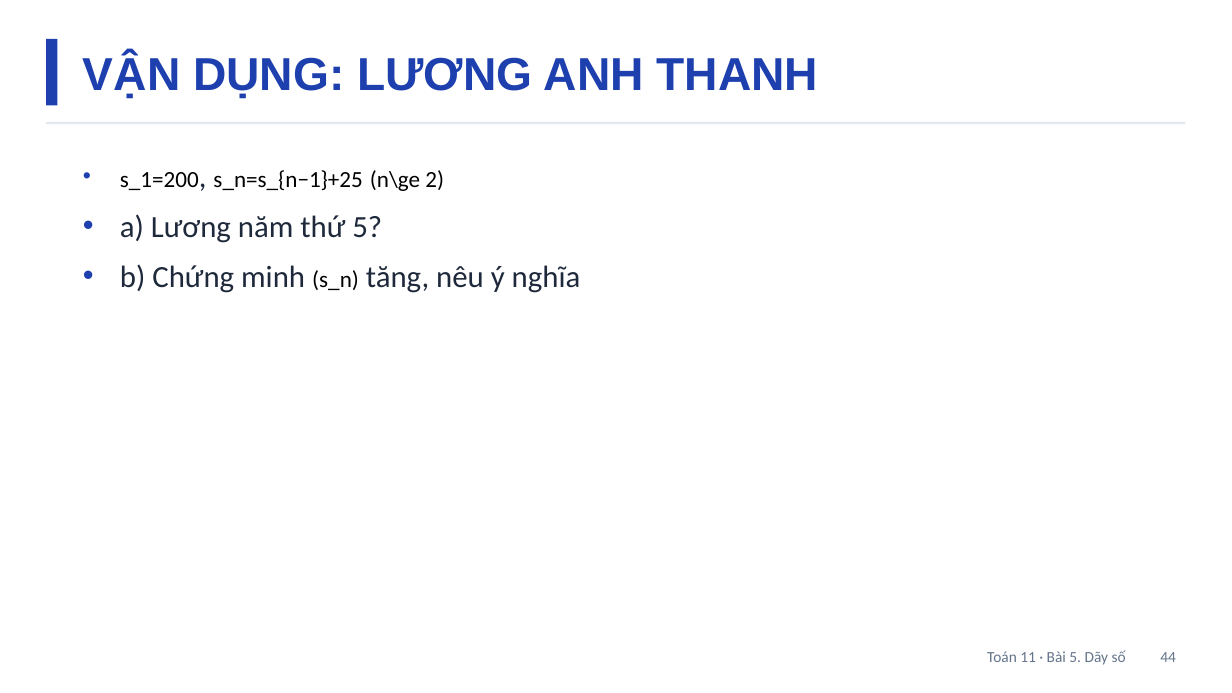
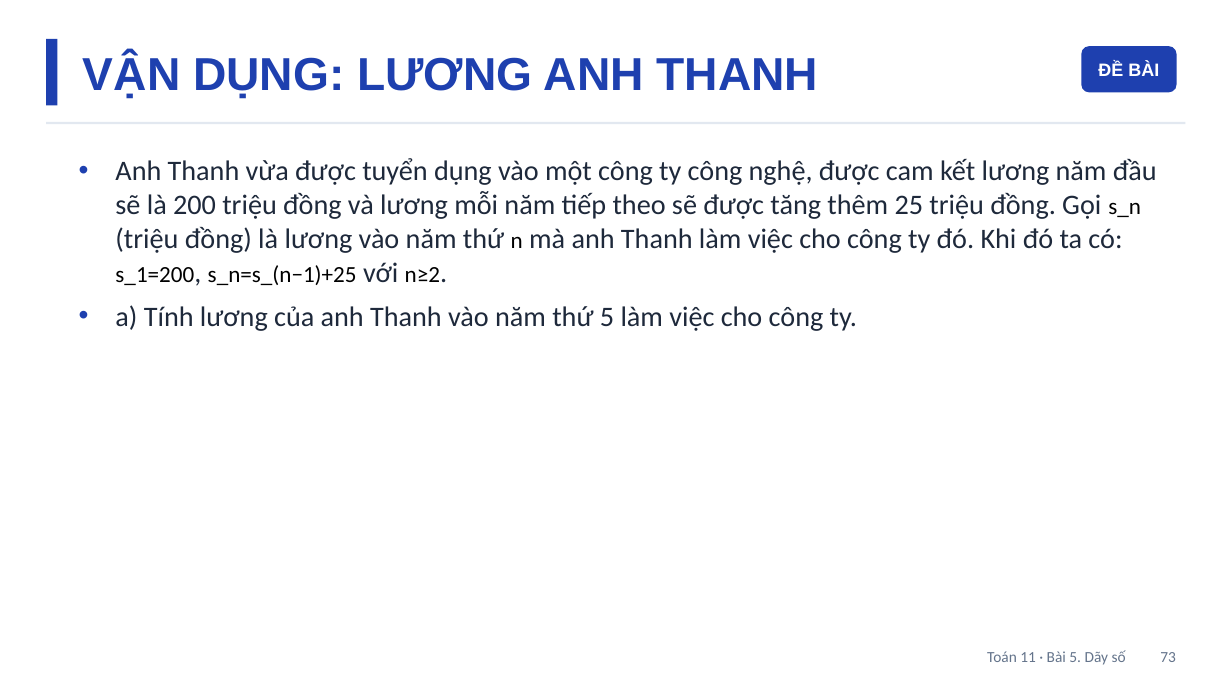
Before and after one commit to Trangtu66/Taode_thi_online, a slide deck: slide 73 of slide/Slide_TOAN11_Bai5_T11-12.pptx (slide 44 before the commit). Drawn at 1232x693 pixels with LibreOffice and Linux fonts; fonts in the diff are those of the drawing. Boxes give left, top, right and bottom in pixels: in the first picture for what was removed or moved away, otherwise in the second. Text is boxed around its words. In the diff, an @@ line names an element or a change of style, - is before the commit and + after.

```diff
--- a/slide/Slide_TOAN11_Bai5_T11-12.pptx
+++ b/slide/Slide_TOAN11_Bai5_T11-12.pptx
@@ rounded rectangle added at (x1=1081, y1=46, x2=1177, y2=92), fill #1E40AF, 14 pt, text #FFFFFF, bold @@
+ĐỀ BÀI
@@ text at (x1=115, y1=158, x2=1157, y2=331): text changed; size 24 to 22 pt @@
-• s_1=200, s_n=s_{n−1}+25 (n\ge 2)
-• a) Lương năm thứ 5?
-• b) Chứng minh (s_n) tăng, nêu ý nghĩa
+• Anh Thanh vừa được tuyển dụng vào một công ty công nghệ, được cam kết lương năm đầu sẽ là 200 triệu đồng và lương mỗi năm tiếp theo sẽ được tăng thêm 25 triệu đồng. Gọi s_n (triệu đồng) là lương vào năm thứ n mà anh Thanh làm việc cho công ty đó. Khi đó ta có: s_1=200, s_n=s_(n−1)+25 với n≥2.
+• a) Tính lương của anh Thanh vào năm thứ 5 làm việc cho công ty.
@@ text at (x1=987, y1=650, x2=1176, y2=665): text changed @@
-Toán 11 · Bài 5. Dãy số 44
+Toán 11 · Bài 5. Dãy số 73
```
Also in this commit, not shown: 46 other slides changed, 31 slides added, 1 slide removed, 8 other files.
